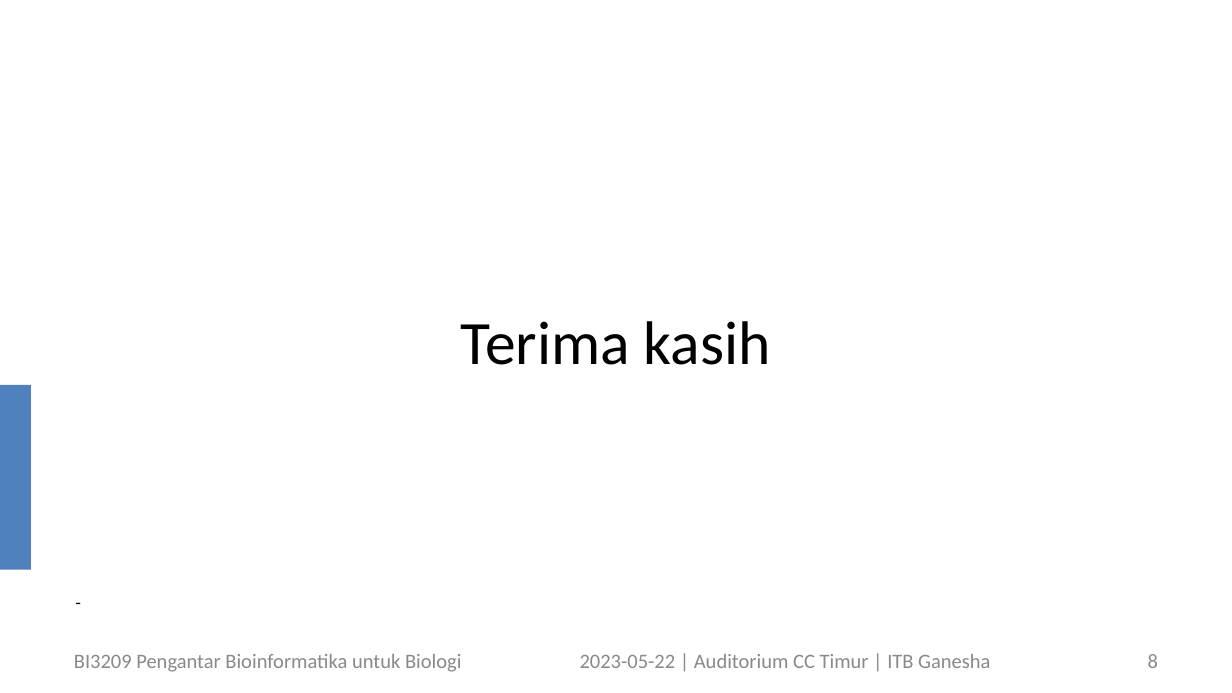
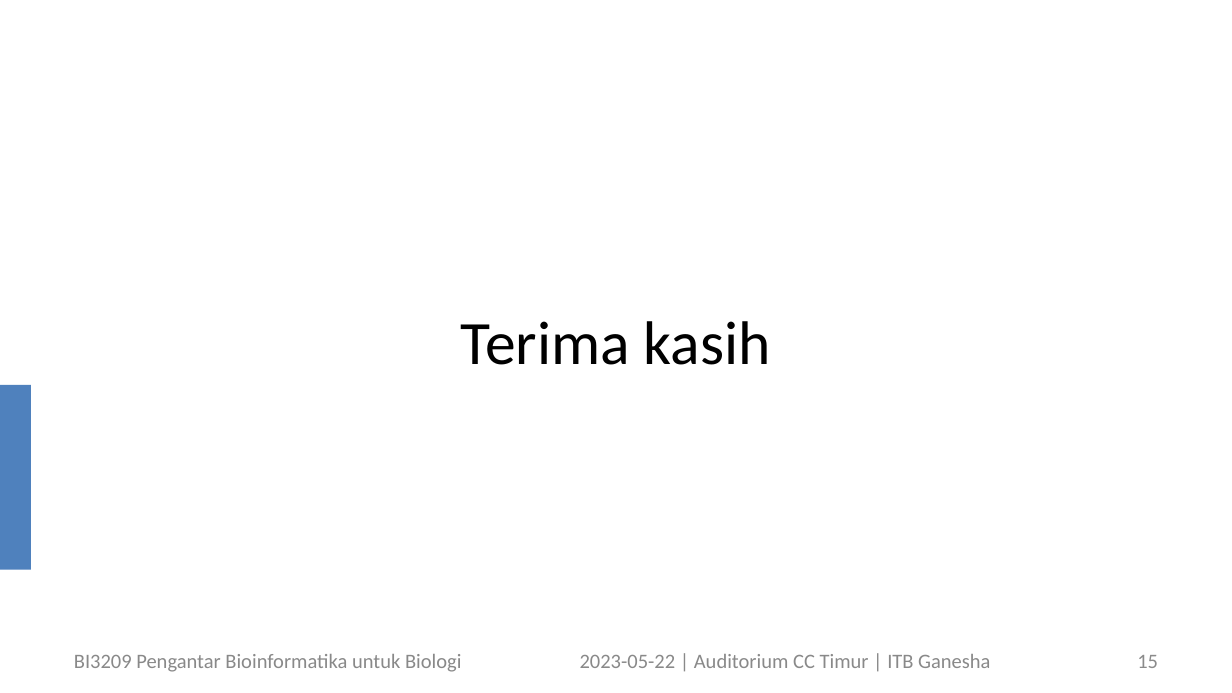
Before and after one commit to dudung/bi3209-00, a slide deck: slide 15 of 17/bi3209_bioinformatics_student_symposium_202305122_v1.pptx (slide 8 before the commit). Drawn at 1232x693 pixels with LibreOffice and Linux fonts; fonts in the diff are those of the drawing. Boxes give left, top, right and bottom in pixels: in the first picture for what was removed or moved away, otherwise in the second. Text is boxed around its words. In the diff, an @@ line names an element or a change of style, - is before the commit and + after.

```diff
--- a/17/bi3209_bioinformatics_student_symposium_202305122_v1.pptx
+++ b/17/bi3209_bioinformatics_student_symposium_202305122_v1.pptx
@@ text removed at [63,586,1170,620] @@
--
@@ page number at [1137,655,1158,668]: text changed @@
-8
+15
```
Also in this commit, not shown: 3 other slides changed, 7 slides added.
